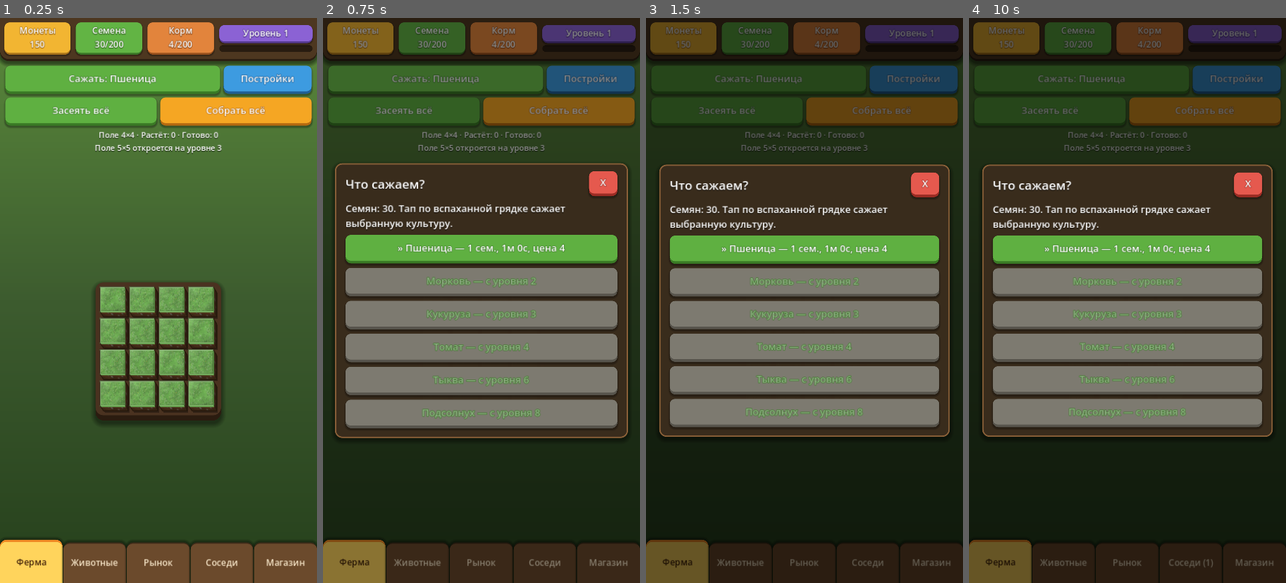
Above: before the commit, frames 1-4 (left to right).
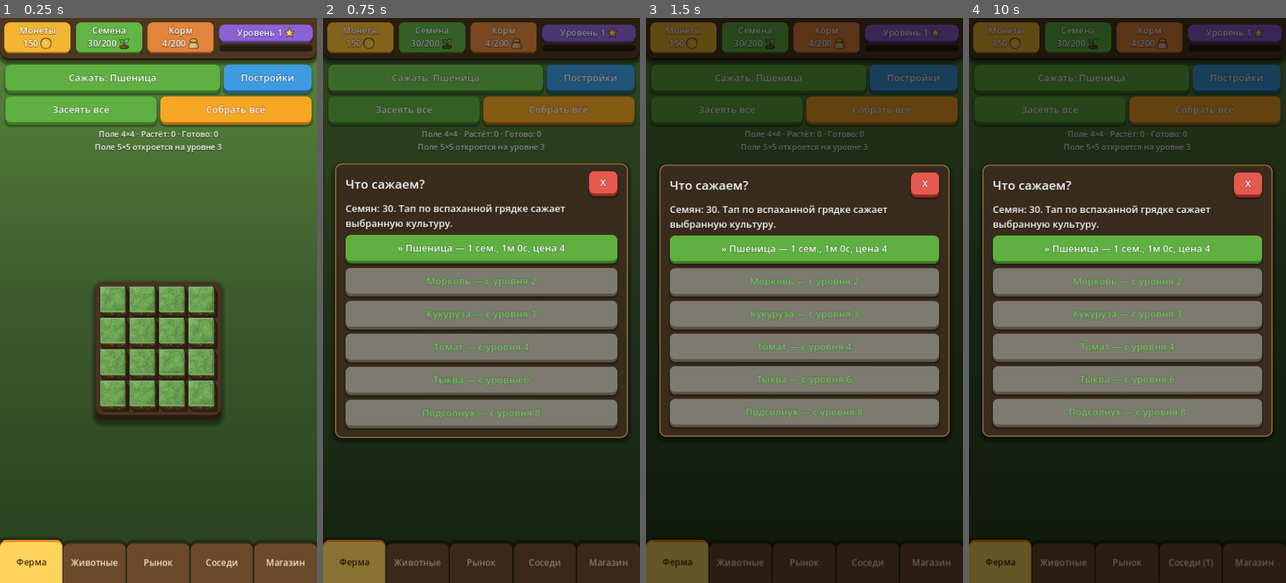
Above: after the commit, the same moments.

Repository: Liotto1337/neighbor-farm
Game: Godot game, scene res://scenes/Main.tscn
Same seed, same stepped clock (60 frames per second), same inputs: the game is played once before the commit and once after it.
Inputs (mouse positions are in pixels of both pictures, inside the frame that each line leads up to):
- Up to frame 1 (0.25 s): no input
- Up to frame 2 (0.75 s): click "Сажать: Пшеница" at 0.5 s
- Up to frame 3 (1.5 s): click "Постройки" at 1.25 s
- Up to frame 4 (10 s): click "Засеять всё" at 2 s; click "Собрать всё" at 2.75 s; click (1083, 300) at 3.5 s; click (1111, 300) at 4.27 s; click (1143, 300) at 5.02 s; click (1171, 300) at 5.77 s; click (1083, 334) at 6.52 s; click (1111, 334) at 7.27 s; click (1143, 334) at 8.02 s; click (1171, 334) at 8.77 s; click (1083, 362) at 9.52 s

The runs differ from the first frame. In frame 1, 4.1% of the frame differs, in the area x 0-100%, y 1-71%; in frame 2, 2.3%; in frame 3, 1.7%; in frame 4, 1.7%.

Commit message:
Neighbor farm with crop sprites; currency icons in the top bar
- Visit screen draws the neighbor's field with the farm Tile component and
  crop sprites (look-only, no progress bars) instead of coloured squares.
  NeighborAI generates a deterministic field: 2-3 favourite crops in rows at
  similar growth, with some ripe, bare, plowed or withered beds
  (neighbors.json visit_farm; farm_palette removed).
- IconArt: procedural coin, sprout, feed sack and star icons drawn with the
  crop painter; CurrencyChip shows them after the top-bar values.

Co-Authored-By: Claude Opus 5.5 <noreply@anthropic.com>

Diff:
--- a/autoload/NeighborAI.gd
+++ b/autoload/NeighborAI.gd
@@ -21,13 +21,48 @@
 
 func _make_profile(world_seed: int, index: int, display_name: String) -> Dictionary:
 	var rng: RandomNumberGenerator = _rng([world_seed, index, "profile"])
-	var palette: Array = Economy.neighbor_cfg("farm_palette")
+	var rate: Vector2 = Economy.neighbor_range("contract_rate_per_hour")
+	var contract_rate: float = rng.randf_range(rate.x, rate.y)
+	return {"name": display_name, "tiles": _make_farm(rng), "rate": contract_rate}
+
+
+## Snapshot of a neighbor's field for the visit screen: a few favourite crops planted row by
+## row at similar growth, with some ripe, bare, plowed or withered beds. Tiles use GameState's
+## tile format plus "progress" (0..1) for growing crops.
+func _make_farm(rng: RandomNumberGenerator) -> Array:
+	var cfg: Dictionary = Economy.neighbor_cfg("visit_farm")
+	var crop_ids: Array = []
+	for def: Variant in Economy.crops_list():
+		crop_ids.append(str(def["id"]))
+	_shuffle(crop_ids, rng)
+	var counts: Array = cfg.get("crops_per_farm", [2, 3])
+	var favorites: Array = crop_ids.slice(0, clampi(rng.randi_range(int(counts[0]), int(counts[1])), 1, crop_ids.size()))
+	var empty: float = float(cfg.get("empty", 0.0))
+	var plowed: float = empty + float(cfg.get("plowed", 0.0))
+	var withered: float = plowed + float(cfg.get("withered", 0.0))
+	var ready: float = withered + float(cfg.get("ready", 0.0))
+	var spread: float = float(cfg.get("row_progress_spread", 0.0))
 	var side: int = int(Economy.neighbor_cfg("visit_grid"))
-	var cells: Array = []
-	for c: int in side * side:
-		cells.append(str(palette[rng.randi_range(0, palette.size() - 1)]))
-	var rate: Vector2 = Economy.neighbor_range("contract_rate_per_hour")
-	return {"name": display_name, "cells": cells, "rate": rng.randf_range(rate.x, rate.y)}
+	var tiles: Array = []
+	for row: int in side:
+		var crop_id: String = str(favorites[rng.randi_range(0, favorites.size() - 1)])
+		var row_progress: float = rng.randf()
+		for col: int in side:
+			var roll: float = rng.randf()
+			var tile: Dictionary = {"s": GameState.TileState.PLANTED, "c": crop_id, "progress": 0.0}
+			if roll < empty:
+				tile = {"s": GameState.TileState.EMPTY, "c": "", "progress": 0.0}
+			elif roll < plowed:
+				tile = {"s": GameState.TileState.PLOWED, "c": "", "progress": 0.0}
+			elif roll < withered:
+				tile["s"] = GameState.TileState.WITHERED
+			elif roll < ready:
+				tile["s"] = GameState.TileState.READY
+				tile["progress"] = 1.0
+			else:
+				tile["progress"] = clampf(row_progress + rng.randf_range(-spread, spread), 0.0, 0.99)
+			tiles.append(tile)
+	return tiles
 
 
 func make_states(world_seed: int, now: float) -> Array:
--- a/data/neighbors.json
+++ b/data/neighbors.json
@@ -1,8 +1,15 @@
 {
   "count": 8,
   "names": ["Бабушка Нина", "Дядя Ваня", "Агроном Петрович", "Маша-фермерша", "Тётя Люба", "Кузнец Гриша", "Оля с пасеки", "Дед Матвей", "Света-садовод", "Лёша-тракторист", "Зина с хутора", "Фёдор Ильич"],
-  "farm_palette": ["#6aa84f", "#7a5230", "#e8c547", "#f08a24", "#e0412f", "#5c3b20", "#ffd31a", "#8fc46b"],
   "visit_grid": 6,
+  "visit_farm": {
+    "crops_per_farm": [2, 3],
+    "empty": 0.12,
+    "plowed": 0.1,
+    "withered": 0.03,
+    "ready": 0.3,
+    "row_progress_spread": 0.15
+  },
   "trust_start": 10,
   "trust_max": 100,
   "trust_decay_per_hour": 1,
--- a/scenes/Main.tscn
+++ b/scenes/Main.tscn
@@ -6,6 +6,7 @@
 [ext_resource type="PackedScene" path="res://scenes/MarketView.tscn" id="4_market"]
 [ext_resource type="PackedScene" path="res://scenes/NeighborsView.tscn" id="5_neighbors"]
 [ext_resource type="PackedScene" path="res://scenes/ShopView.tscn" id="6_shop"]
+[ext_resource type="Script" path="res://scenes/components/CurrencyChip.gd" id="7_chip"]
 
 [sub_resource type="StyleBoxFlat" id="StyleBoxFlat_toast"]
 content_margin_left = 16.0
@@ -60,32 +61,44 @@
 layout_mode = 2
 theme_override_constants/separation = 12
 
-[node name="Coins" type="Label" parent="Root/TopBar/HBox"]
+[node name="Coins" type="RichTextLabel" parent="Root/TopBar/HBox"]
+texture_filter = 5
 theme_type_variation = &"ChipCoins"
 layout_mode = 2
 size_flags_horizontal = 3
-theme_override_font_sizes/font_size = 20
-text = "Монеты
-0"
-horizontal_alignment = 1
-
-[node name="Seeds" type="Label" parent="Root/TopBar/HBox"]
+mouse_filter = 2
+theme_override_font_sizes/normal_font_size = 20
+fit_content = true
+scroll_active = false
+autowrap_mode = 0
+script = ExtResource("7_chip")
+icon_id = "coins"
+
+[node name="Seeds" type="RichTextLabel" parent="Root/TopBar/HBox"]
+texture_filter = 5
 theme_type_variation = &"ChipSeeds"
 layout_mode = 2
 size_flags_horizontal = 3
-theme_override_font_sizes/font_size = 20
-text = "Семена
-0"
-horizontal_alignment = 1
-
-[node name="Feed" type="Label" parent="Root/TopBar/HBox"]
+mouse_filter = 2
+theme_override_font_sizes/normal_font_size = 20
+fit_content = true
+scroll_active = false
+autowrap_mode = 0
+script = ExtResource("7_chip")
+icon_id = "seeds"
+
+[node name="Feed" type="RichTextLabel" parent="Root/TopBar/HBox"]
+texture_filter = 5
 theme_type_variation = &"ChipFeed"
 layout_mode = 2
 size_flags_horizontal = 3
-theme_override_font_sizes/font_size = 20
-text = "Корм
-0"
-horizontal_alignment = 1
+mouse_filter = 2
+theme_override_font_sizes/normal_font_size = 20
+fit_content = true
+scroll_active = false
+autowrap_mode = 0
+script = ExtResource("7_chip")
+icon_id = "feed"
 
 [node name="LevelBox" type="VBoxContainer" parent="Root/TopBar/HBox"]
 layout_mode = 2
@@ -93,12 +106,18 @@
 size_flags_stretch_ratio = 1.4
 alignment = 1
 
-[node name="Level" type="Label" parent="Root/TopBar/HBox/LevelBox"]
+[node name="Level" type="RichTextLabel" parent="Root/TopBar/HBox/LevelBox"]
+texture_filter = 5
 theme_type_variation = &"ChipLevel"
 layout_mode = 2
-theme_override_font_sizes/font_size = 20
-text = "Уровень 1"
-horizontal_alignment = 1
+mouse_filter = 2
+theme_override_font_sizes/normal_font_size = 20
+fit_content = true
+scroll_active = false
+autowrap_mode = 0
+script = ExtResource("7_chip")
+icon_id = "level"
+icon_scale = 1.15
 
 [node name="XpBar" type="ProgressBar" parent="Root/TopBar/HBox/LevelBox"]
 theme_type_variation = &"XpBar"
--- a/scenes/NeighborsView.tscn
+++ b/scenes/NeighborsView.tscn
@@ -71,7 +71,14 @@
 [node name="Farm" type="CenterContainer" parent="Margin/VisitPanel"]
 layout_mode = 2
 
-[node name="Grid" type="GridContainer" parent="Margin/VisitPanel/Farm"]
+[node name="Field" type="MarginContainer" parent="Margin/VisitPanel/Farm"]
+layout_mode = 2
+
+[node name="Plate" type="PanelContainer" parent="Margin/VisitPanel/Farm/Field"]
+layout_mode = 2
+theme_type_variation = &"FieldPlate"
+
+[node name="Grid" type="GridContainer" parent="Margin/VisitPanel/Farm/Field/Plate"]
 layout_mode = 2
 
 [node name="Trust" type="Label" parent="Margin/VisitPanel"]
--- /dev/null
+++ b/scenes/components/CurrencyChip.gd
@@ -0,0 +1,40 @@
+extends RichTextLabel
+## Top-bar chip: a title line and a value line followed by its icon (IconArt), centred.
+## Styled by the chip theme variation like the Label it replaces.
+
+const IconArt = preload("res://scenes/components/IconArt.gd")
+
+## IconArt id: "coins", "seeds", "feed" or "level".
+@export var icon_id: String = "coins"
+## Icon height relative to the font size.
+@export var icon_scale: float = 1.3
+
+var _title: String = ""
+var _value: String = ""
+
+
+func _ready() -> void:
+	texture_filter = CanvasItem.TEXTURE_FILTER_LINEAR_WITH_MIPMAPS
+	_render()
+
+
+## Shows `title` on the first line (skipped when empty) and `value` + icon on the second.
+func show_value(title: String, value: String) -> void:
+	if title == _title and value == _value:
+		return
+	_title = title
+	_value = value
+	_render()
+
+
+func _render() -> void:
+	if not is_inside_tree():
+		return
+	var px: int = roundi(float(get_theme_font_size("normal_font_size")) * icon_scale)
+	clear()
+	push_paragraph(HORIZONTAL_ALIGNMENT_CENTER)
+	if not _title.is_empty():
+		add_text(_title + "\n")
+	add_text(_value + " ")
+	add_image(IconArt.texture(icon_id), px, px, Color.WHITE, INLINE_ALIGNMENT_CENTER)
+	pop()
--- /dev/null
+++ b/scenes/components/IconArt.gd
@@ -0,0 +1,131 @@
+extends RefCounted
+## Procedural currency icons (coin, seeds sprout, feed sack, level star) drawn with the crop
+## sprite rasteriser (CropArt.Painter), so they share the plants' look. Each icon is designed
+## in a DESIGN-px box with a dark outline so it reads on any chip colour; cached per id.
+
+const CropArt = preload("res://scenes/components/CropArt.gd")
+
+const DESIGN: float = 48.0
+## Top-left of the design box inside the Painter canvas (CropArt.SPRITE_SIZE).
+const ORIGIN: Vector2 = Vector2(4.0, 4.0)
+const OUTLINE: Color = Color("#3b2410")
+const OUTLINE_PX: float = 2.2
+const STAR_POINTS: int = 5
+
+const GOLD: Color = Color("#f6c445")
+const GOLD_DARK: Color = Color("#c98a1c")
+const GOLD_LIGHT: Color = Color("#ffe08a")
+const LEAF: Color = Color("#6cc04a")
+const LEAF_LIGHT: Color = Color("#8edb63")
+const STEM: Color = Color("#3f7a2c")
+const SOIL: Color = Color("#6e4627")
+const SOIL_LIGHT: Color = Color("#8a5a33")
+const SACK: Color = Color("#e3be86")
+const SACK_SHADE: Color = Color("#c39a5e")
+const ROPE: Color = Color("#8a5a2a")
+const GRAIN: Color = Color("#f2cf4c")
+const GRAIN_DARK: Color = Color("#d4a42a")
+
+static var _cache: Dictionary = {}
+
+
+## Icon texture by id: "coins", "seeds", "feed" or "level".
+static func texture(icon_id: String) -> Texture2D:
+	if not _cache.has(icon_id):
+		var p: CropArt.Painter = CropArt.Painter.new(false, Color.WHITE, LEAF, LEAF)
+		match icon_id:
+			"coins":
+				_coin(p)
+			"seeds":
+				_sprout(p)
+			"feed":
+				_sack(p)
+			_:
+				_star(p)
+		_cache[icon_id] = _finish(p)
+	return _cache[icon_id]
+
+
+static func _at(x: float, y: float) -> Vector2:
+	return ORIGIN + Vector2(x, y)
+
+
+static func _coin(p: CropArt.Painter) -> void:
+	var c: Vector2 = _at(24, 24)
+	p.circle(c, 21.0 + OUTLINE_PX, OUTLINE)
+	p.circle(c + Vector2(0.0, 1.5), 21.0, GOLD_DARK)
+	p.circle(c, 20.0, GOLD)
+	p.circle(c, 14.5, GOLD_DARK)
+	p.circle(c + Vector2(0.6, 0.8), 13.5, GOLD)
+	_star_shape(p, c + Vector2(0.0, 0.5), 8.5, 3.8, GOLD_DARK)
+	_star_shape(p, c + Vector2(-0.4, -0.2), 7.0, 3.0, GOLD_LIGHT)
+	p.ellipse(c + Vector2(-9.0, -11.0), 4.5, 2.0, -0.7, GOLD_LIGHT)
+
+
+static func _sprout(p: CropArt.Painter) -> void:
+	var ground: Vector2 = _at(24, 40)
+	p.ellipse(ground, 18.0 + OUTLINE_PX, 7.0 + OUTLINE_PX, 0.0, OUTLINE)
+	p.ellipse(ground, 18.0, 7.0, 0.0, SOIL)
+	p.ellipse(ground + Vector2(-3.0, -2.0), 11.0, 3.5, 0.0, SOIL_LIGHT)
+	var root: Vector2 = ground + Vector2(0.0, -2.0)
+	var fork: Vector2 = _at(24, 22)
+	var left_tip: Vector2 = _at(5, 9)
+	var right_tip: Vector2 = _at(44, 5)
+	# Outline pass: the same shapes, fatter and dark.
+	p.line(root, fork, 3.4 + OUTLINE_PX * 2.0, OUTLINE)
+	p.leaf_blade(fork, left_tip + (left_tip - fork).normalized() * OUTLINE_PX, 7.0 + OUTLINE_PX, OUTLINE)
+	p.leaf_blade(fork, right_tip + (right_tip - fork).normalized() * OUTLINE_PX, 7.5 + OUTLINE_PX, OUTLINE)
+	p.line(root, fork, 3.4, STEM)
+	p.leaf_blade(fork, left_tip, 7.0, LEAF)
+	p.leaf_blade(fork, right_tip, 7.5, LEAF_LIGHT)
+
+
+static func _sack(p: CropArt.Painter) -> void:
+	var body: PackedVector2Array = PackedVector2Array([
+		_at(14, 19), _at(34, 19), _at(41, 28), _at(44, 38), _at(41, 45), _at(7, 45), _at(4, 38), _at(7, 28),
+	])
+	p.poly(_grow(body, _at(24, 33), OUTLINE_PX), OUTLINE)
+	p.poly(body, SACK)
+	p.poly(PackedVector2Array([_at(30, 19), _at(34, 19), _at(41, 28), _at(44, 38), _at(41, 45), _at(31, 45), _at(35, 34)]), SACK_SHADE)
+	p.line(_at(12, 40), _at(36, 40), 1.0, SACK_SHADE)
+	# Open top heaped with grain, tied with a rope.
+	p.ellipse(_at(24, 14), 13.0 + OUTLINE_PX, 7.5 + OUTLINE_PX, 0.0, OUTLINE)
+	p.ellipse(_at(24, 14), 13.0, 7.5, 0.0, GRAIN_DARK)
+	p.ellipse(_at(23, 12.5), 11.0, 5.5, 0.0, GRAIN)
+	for k: Vector2 in [Vector2(17, 13), Vector2(22, 10), Vector2(28, 12), Vector2(31, 15), Vector2(20, 16), Vector2(26, 16)]:
+		p.ellipse(_at(k.x, k.y), 1.6, 2.4, 0.5, GRAIN_DARK)
+	p.line(_at(11, 20.5), _at(37, 20.5), 3.6 + OUTLINE_PX, OUTLINE)
+	p.line(_at(11, 20.5), _at(37, 20.5), 3.6, ROPE)
+
+
+static func _star(p: CropArt.Painter) -> void:
+	var c: Vector2 = _at(24, 26)
+	_star_shape(p, c, 23.0 + OUTLINE_PX * 1.6, 10.5 + OUTLINE_PX * 0.8, OUTLINE)
+	_star_shape(p, c, 23.0, 10.5, GOLD_DARK)
+	_star_shape(p, c + Vector2(-0.6, -1.0), 20.5, 9.2, GOLD)
+	_star_shape(p, c + Vector2(-2.5, -3.5), 9.0, 4.0, GOLD_LIGHT)
+
+
+static func _star_shape(p: CropArt.Painter, c: Vector2, outer: float, inner: float, color: Color) -> void:
+	var points: PackedVector2Array = PackedVector2Array()
+	for i: int in STAR_POINTS * 2:
+		var r: float = outer if i % 2 == 0 else inner
+		points.append(c + Vector2.UP.rotated(PI * float(i) / float(STAR_POINTS)) * r)
+	p.poly(points, color)
+
+
+## Polygon pushed outwards from `center` by `px` (good enough for convex-ish outlines).
+static func _grow(points: PackedVector2Array, center: Vector2, px: float) -> PackedVector2Array:
+	var out: PackedVector2Array = PackedVector2Array()
+	for pt: Vector2 in points:
+		out.append(pt + (pt - center).normalized() * px)
+	return out
+
+
+## Crops the design box out of the painter canvas and halves it once (antialiasing + mipmaps).
+static func _finish(p: CropArt.Painter) -> Texture2D:
+	var k: int = CropArt.RASTER
+	var img: Image = p.img.get_region(Rect2i(Vector2i(ORIGIN * k), Vector2i(int(DESIGN) * k, int(DESIGN) * k)))
+	img.resize(int(DESIGN) * CropArt.SUPERSAMPLE, int(DESIGN) * CropArt.SUPERSAMPLE, Image.INTERPOLATE_BILINEAR)
+	img.generate_mipmaps()
+	return ImageTexture.create_from_image(img)
--- a/scenes/components/Tile.gd
+++ b/scenes/components/Tile.gd
@@ -44,6 +44,8 @@
 const BAR_INSET: float = 3.0
 
 var index: int = -1
+## Growth bar under planted crops (off for the look-only neighbor field).
+var show_progress: bool = true
 var _size_px: float = 0.0
 var _depth_px: float = 0.0
 var _side_px: float = 0.0
@@ -126,7 +128,7 @@
 		elif old_plant != null:
 			_lift_plant(old_plant)
 	set_process(_state == GameState.TileState.READY)
-	_bar.visible = _state == GameState.TileState.PLANTED
+	_bar.visible = show_progress and _state == GameState.TileState.PLANTED
 	_bar.value = progress
 	queue_redraw()
 
--- a/scenes/scripts/Main.gd
+++ b/scenes/scripts/Main.gd
@@ -4,6 +4,7 @@
 const MODAL_SCENE: PackedScene = preload("res://scenes/components/Modal.tscn")
 const ModalScript = preload("res://scenes/components/Modal.gd")
 const ModalFactory = preload("res://scenes/scripts/ModalFactory.gd")
+const CurrencyChip = preload("res://scenes/components/CurrencyChip.gd")
 const TABS: Array[String] = ["farm", "animals", "market", "neighbors", "shop"]
 const NEIGHBORS_TAB_TITLE: String = "Соседи"
 const BG_GRADIENT_HEIGHT: int = 256
@@ -20,10 +21,10 @@
 var _counter_tweens: Dictionary = {}
 
 @onready var _bg: TextureRect = $Bg
-@onready var _coins: Label = $Root/TopBar/HBox/Coins
-@onready var _seeds: Label = $Root/TopBar/HBox/Seeds
-@onready var _feed: Label = $Root/TopBar/HBox/Feed
-@onready var _level: Label = $Root/TopBar/HBox/LevelBox/Level
+@onready var _coins: CurrencyChip = $Root/TopBar/HBox/Coins
+@onready var _seeds: CurrencyChip = $Root/TopBar/HBox/Seeds
+@onready var _feed: CurrencyChip = $Root/TopBar/HBox/Feed
+@onready var _level: CurrencyChip = $Root/TopBar/HBox/LevelBox/Level
 @onready var _xp_bar: ProgressBar = $Root/TopBar/HBox/LevelBox/XpBar
 @onready var _tab_bar: HBoxContainer = $Root/TabBar
 @onready var _neighbors_tab: Button = $Root/TabBar/NeighborsTab
@@ -143,21 +144,21 @@
 	_shown[key] = value
 	var cap: int = GameState.storage_cap()
 	if key == "coins":
-		_coins.text = "Монеты\n%d" % value
+		_coins.show_value("Монеты", str(value))
 	elif key == "seeds":
-		_seeds.text = "Семена\n%d/%d" % [value, cap]
+		_seeds.show_value("Семена", "%d/%d" % [value, cap])
 	else:
-		_feed.text = "Корм\n%d/%d" % [value, cap]
-
-
-func _counter_label(key: String) -> Label:
+		_feed.show_value("Корм", "%d/%d" % [value, cap])
+
+
+func _counter_label(key: String) -> CurrencyChip:
 	if key == "coins":
 		return _coins
 	return _seeds if key == "seeds" else _feed
 
 
 func _on_xp(level: int, xp_in_level: int, xp_needed: int) -> void:
-	_level.text = "Уровень %d" % level
+	_level.show_value("", "Уровень %d" % level)
 	var target_max: float = maxf(float(xp_needed), 1.0)
 	var target: float = target_max if xp_needed <= 0 else float(xp_in_level)
 	if _xp_tween != null and _xp_tween.is_valid():
--- a/scenes/scripts/NeighborsView.gd
+++ b/scenes/scripts/NeighborsView.gd
@@ -4,6 +4,8 @@
 const TAB_ID: String = "neighbors"
 const REWARDED_TRUST_ID: String = "trust"
 const Fmt = preload("res://scenes/scripts/Fmt.gd")
+const TILE_SCENE: PackedScene = preload("res://scenes/components/Tile.tscn")
+const TileScript = preload("res://scenes/components/Tile.gd")
 
 var _rows: Array = []
 var _visit_index: int = -1
@@ -13,7 +15,8 @@
 @onready var _visit_panel: VBoxContainer = $Margin/VisitPanel
 @onready var _back: Button = $Margin/VisitPanel/Header/Back
 @onready var _visit_name: Label = $Margin/VisitPanel/Header/Name
-@onready var _farm_grid: GridContainer = $Margin/VisitPanel/Farm/Grid
+@onready var _farm_field: MarginContainer = $Margin/VisitPanel/Farm/Field
+@onready var _farm_grid: GridContainer = $Margin/VisitPanel/Farm/Field/Plate/Grid
 @onready var _trust: Label = $Margin/VisitPanel/Trust
 @onready var _trust_bar: ProgressBar = $Margin/VisitPanel/TrustBar
 @onready var _request: Label = $Margin/VisitPanel/Scroll/Actions/Request
@@ -135,17 +138,22 @@
 		_farm_grid.remove_child(child)
 		child.queue_free()
 	var profile: Dictionary = NeighborAI.profiles(GameState.world_seed)[index]
-	var side: int = int(Economy.neighbor_cfg("visit_grid"))
-	var cell: int = Economy.ui_i("visit_cell")
-	_farm_grid.columns = side
+	var tiles: Array = profile["tiles"]
+	_farm_grid.columns = int(Economy.neighbor_cfg("visit_grid"))
 	_farm_grid.add_theme_constant_override("h_separation", Economy.ui_i("visit_gap"))
 	_farm_grid.add_theme_constant_override("v_separation", Economy.ui_i("visit_gap"))
+	# Headroom so tall plants in the first row do not cover the header.
+	_farm_field.add_theme_constant_override("margin_top", Economy.ui_i("field_top_margin"))
 	_visit_name.text = str(profile["name"])
-	for color_hex: Variant in profile["cells"]:
-		var rect: ColorRect = ColorRect.new()
-		rect.custom_minimum_size = Vector2(cell, cell)
-		rect.color = Color.from_string(str(color_hex), Color.WHITE)
-		_farm_grid.add_child(rect)
+	for i: int in tiles.size():
+		var t: Dictionary = tiles[i]
+		var tile: TileScript = TILE_SCENE.instantiate()
+		# Look-only: the neighbor's beds cannot be tapped.
+		tile.mouse_filter = Control.MOUSE_FILTER_IGNORE
+		tile.show_progress = false
+		_farm_grid.add_child(tile)
+		tile.setup(i, Economy.ui_i("visit_cell"))
+		tile.render(t, float(t.get("progress", 0.0)))
 
 
 func _refresh_visit(now: float) -> void:
Not shown: 1 places in scenes/Main.tscn that only renumber resources
Not shown, changed: README.md
